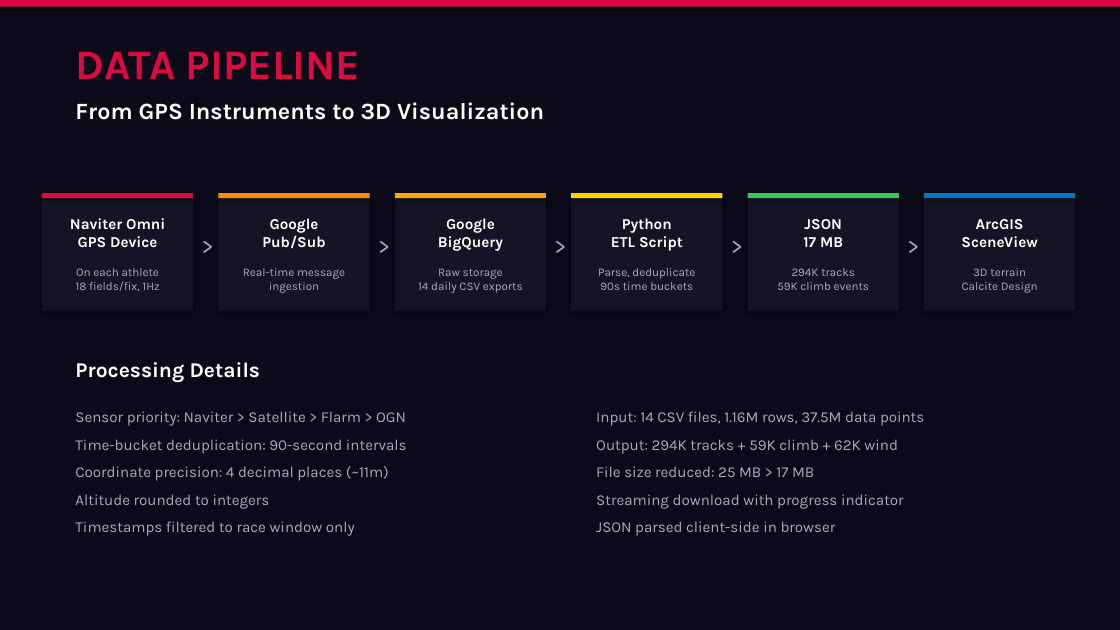
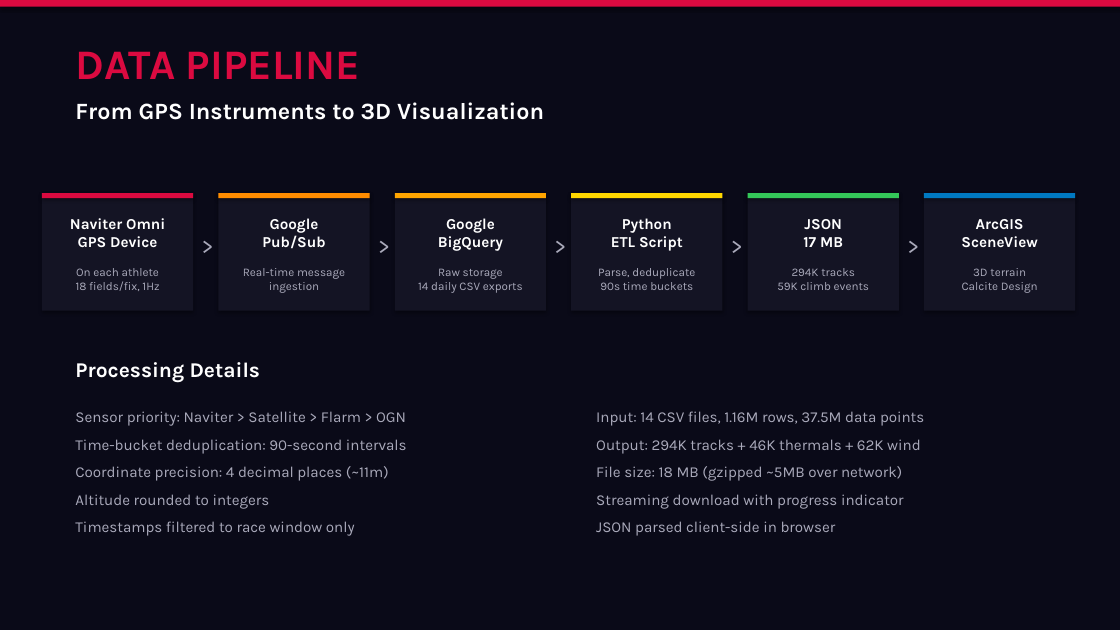
Before and after one commit to garridolecca/redbull-xalps-3d, a slide deck: slide 3 of RedBull_XAlps_2025_Dashboard.pptx. Drawn at 1120x630 pixels with LibreOffice and Linux fonts; fonts in the diff are those of the drawing. Boxes give left, top, right and bottom in pixels: in the first picture for what was removed or moved away, otherwise in the second. Text is boxed around its words. In the diff, an @@ line names an element or a change of style, - is before the commit and + after.

```diff
--- a/RedBull_XAlps_2025_Dashboard.pptx
+++ b/RedBull_XAlps_2025_Dashboard.pptx
@@ text at (596, 439, 921, 481): text changed @@
-Output: 294K tracks + 59K climb + 62K wind
-File size reduced: 25 MB > 17 MB
+Output: 294K tracks + 46K thermals + 62K wind
+File size: 18 MB (gzipped ~5MB over network)
```
Also in this commit, not shown: 3 other slides changed, 2 other files.
